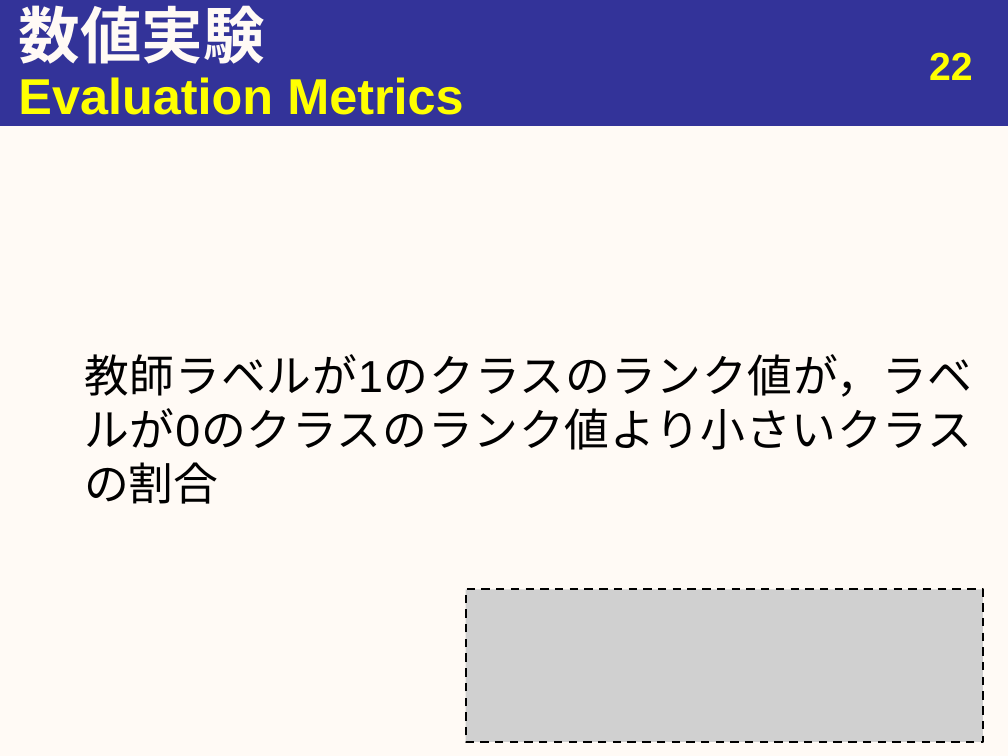
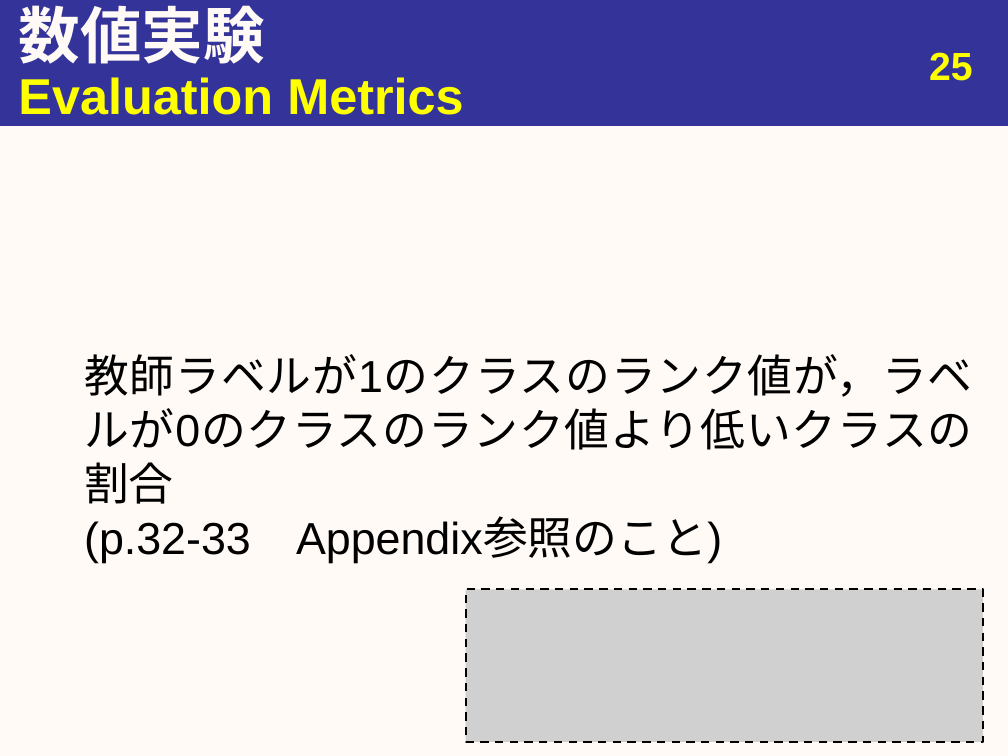
Before and after one commit to youle921/Slide-maintain, a slide deck: slide 25 of slide_1106/20191106_urita_eng.pptx (slide 22 before the commit). Drawn at 1008x756 pixels with LibreOffice and Linux fonts; fonts in the diff are those of the drawing; grey boxes stand for pictures. Boxes give left, top, right and bottom in pixels: in the first picture for what was removed or moved away, otherwise in the second. Text is boxed around its words. In the diff, an @@ line names an element or a change of style, - is before the commit and + after.

```diff
--- a/slide_1106/20191106_urita_eng.pptx
+++ b/slide_1106/20191106_urita_eng.pptx
@@ page number at [929, 52, 973, 81]: text changed @@
-22
+25
@@ text at [84, 354, 972, 563]: text changed @@
-教師ラベルが1のクラスのランク値が，ラベルが0のクラスのランク値より小さいクラスの割合
+教師ラベルが1のクラスのランク値が，ラベルが0のクラスのランク値より低いクラスの割合
+(p.32-33 Appendix参照のこと)
```
Also in this commit, not shown: 9 other slides changed, 4 slides added, 1 slide removed.
